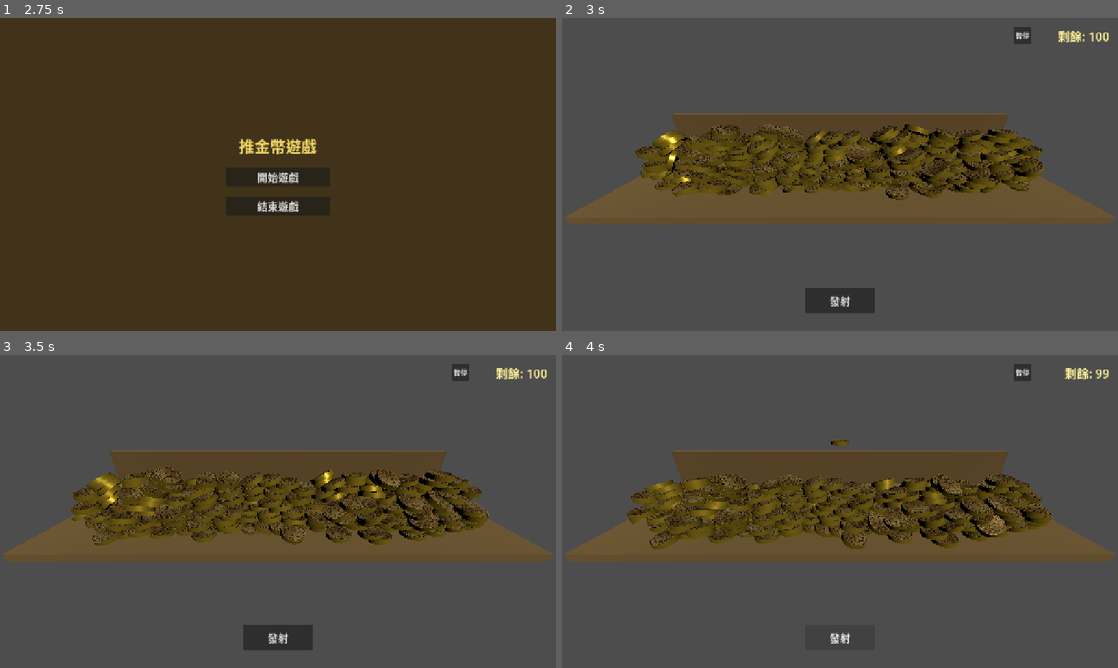
Above: before the commit, frames 1-4 (two rows, left to right).
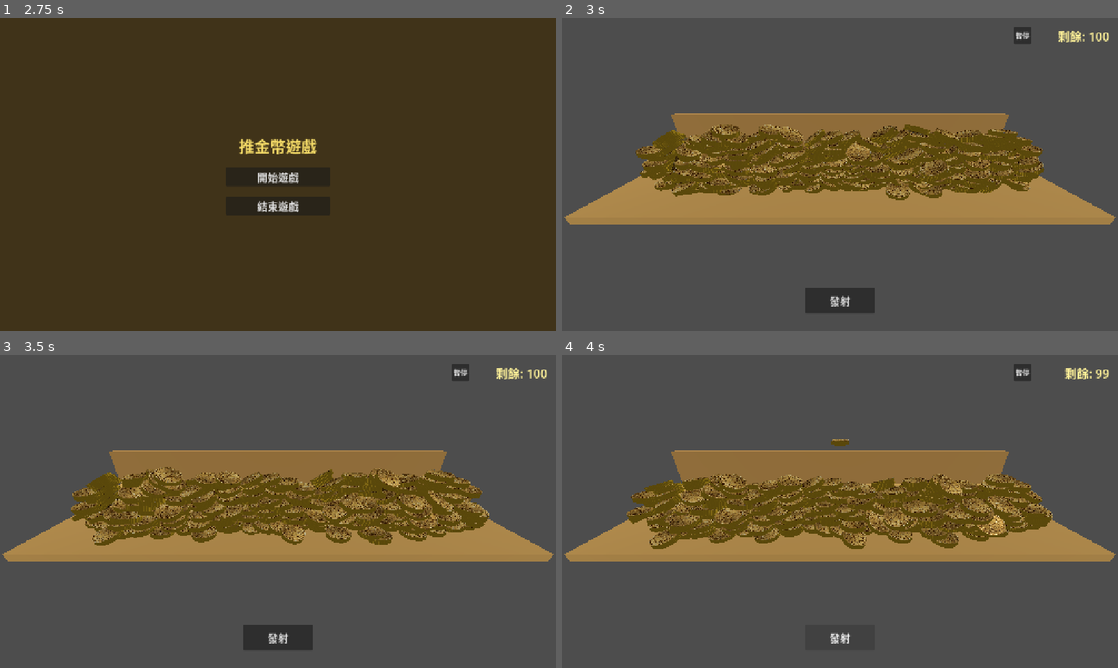
Above: after the commit, the same moments.

Repository: disabledman/mmPushGold
Game: Godot game, scene res://scenes/Logo.tscn
The game is run twice, just before and just after one commit, with the same random seed, the same clock (stepped at 60 frames per second) and the same inputs.
Inputs (mouse positions are in pixels of both pictures, inside the frame that each line leads up to):
- Up to frame 1 (2.75 s): tap Enter at 0.5, 2 s; click (278, 174) at 0.67 s; tap Space at 1.25 s; move the mouse to (166, 190) at 1.27 s; click (166, 190) at 1.42 s; move the mouse to (333, 105) at 2.02 s; click (333, 105) at 2.17 s
- Up to frame 2 (3 s): click "開始遊戲" at 2.75 s
- Up to frame 3 (3.5 s): no input
- Up to frame 4 (4 s): click "發射" at 3.5 s

Frame 1 is identical in both runs. In frame 2, 21% of the frame differs, in the area x 0-100%, y 30-66%; in frame 3, 22%; in frame 4, 22%, in the area x 0-100%, y 26-66%.

Commit message:
Added 金幣側邊刻痕

Diff:
--- a/scenes/Coin.tscn
+++ b/scenes/Coin.tscn
@@ -2,6 +2,7 @@
 
 [ext_resource type="Script" path="res://scripts/Coin.gd" id="1_coin"]
 [ext_resource type="Texture2D" uid="uid://cj3jmefvwnsno" path="res://assets/coin.png" id="2_coin_tex"]
+[ext_resource type="Shader" path="res://shaders/coin_side_grooves.gdshader" id="3_coin_side_shader"]
 
 [sub_resource type="CylinderShape3D" id="CylinderShape3D_coin"]
 height = 0.12
@@ -22,6 +23,9 @@
 albedo_color = Color(0.9, 0.75, 0.2, 1)
 metallic = 0.8
 roughness = 0.3
+
+[sub_resource type="ShaderMaterial" id="ShaderMaterial_coin_side"]
+shader = ExtResource("3_coin_side_shader")
 
 [sub_resource type="AtlasTexture" id="AtlasTexture_coin_face"]
 atlas = ExtResource("2_coin_tex")
@@ -51,7 +55,7 @@
 
 [node name="Side" type="MeshInstance3D" parent="Visual"]
 mesh = SubResource("CylinderMesh_coin")
-surface_material_override/0 = SubResource("StandardMaterial3D_coin_side")
+surface_material_override/0 = SubResource("ShaderMaterial_coin_side")
 
 [node name="FaceTop" type="MeshInstance3D" parent="Visual"]
 transform = Transform3D(1, 0, 0, 0, 1, 0, 0, 0, 1, 0, 0.06, 0)
--- a/scenes/Game.tscn
+++ b/scenes/Game.tscn
@@ -40,6 +40,19 @@
 [sub_resource type="PhysicsMaterial" id="PhysicsMaterial_table"]
 friction = 1.2
 bounce = 0.0
+
+[sub_resource type="ProceduralSkyMaterial" id="ProceduralSkyMaterial_sky"]
+sky_top_color = Color(0.55, 0.65, 0.75, 1)
+sky_horizon_color = Color(0.75, 0.72, 0.6, 1)
+ground_horizon_color = Color(0.25, 0.22, 0.18, 1)
+ground_bottom_color = Color(0.12, 0.11, 0.1, 1)
+
+[sub_resource type="Environment" id="Environment_world"]
+background_mode = 2
+sky = SubResource("ProceduralSkyMaterial_sky")
+ambient_light_source = 2
+ambient_light_color = Color(1, 0.98, 0.9, 1)
+ambient_light_energy = 0.7
 
 [node name="Game" type="Node3D"]
 coin_scene = ExtResource("2_coin")
@@ -55,6 +68,9 @@
 pause_button = NodePath("UI/PauseButton")
 script = ExtResource("1_game")
 
+[node name="WorldEnvironment" type="WorldEnvironment" parent="."]
+environment = SubResource("Environment_world")
+
 [node name="Camera3D" type="Camera3D" parent="."]
 transform = Transform3D(1, 0, 0, 0, 1, 0, 0, 0, 1, 0, 3.5, 5)
 near = 0.1
@@ -62,6 +78,8 @@
 
 [node name="DirectionalLight3D" type="DirectionalLight3D" parent="."]
 transform = Transform3D(0.866, -0.354, 0.354, 0, 0.707, 0.707, -0.5, -0.612, 0.612, 0, 8, 4)
+light_energy = 2.0
+light_color = Color(1, 0.98, 0.92, 1)
 
 [node name="GameArea" type="Node3D" parent="."]
 
--- /dev/null
+++ b/shaders/coin_side_grooves.gdshader
@@ -0,0 +1,41 @@
+shader_type spatial;
+render_mode specular_schlick_ggx;
+
+// Procedural vertical grooves around the coin side.
+// Assumes the side mesh has cylindrical UVs where UV.x wraps around.
+
+uniform float groove_count = 48.0;          // number of grooves around circumference
+uniform float groove_sharpness = 6.0;       // higher = thinner grooves
+uniform float groove_depth = 0.06;          // normal perturbation strength
+uniform vec3 base_color : source_color = vec3(0.90, 0.75, 0.20);
+uniform float metallic = 0.8;
+uniform float roughness = 0.3;
+
+float groove_height(vec2 uv) {
+	// Use a cosine wave around circumference; remap to 0..1 and sharpen.
+	float t = uv.x * TAU * groove_count;
+	float wave = 0.5 + 0.5 * cos(t);
+	return pow(wave, groove_sharpness);
+}
+
+void fragment() {
+	float h = groove_height(UV);
+
+	// Subtle color modulation so grooves read even in flat lighting.
+	float shade = mix(0.96, 1.0, h);
+	ALBEDO = base_color * shade;
+
+	METALLIC = metallic;
+	ROUGHNESS = roughness;
+
+	// Build a tangent-space normal from the procedural height field.
+	// Use a small UV-space epsilon so it's stable across resolutions.
+	float eps = 0.0015;
+	float hx = groove_height(UV + vec2(eps, 0.0));
+	float hy = groove_height(UV + vec2(0.0, eps));
+	vec2 grad = vec2((hx - h) / eps, (hy - h) / eps);
+
+	vec3 n_tangent = normalize(vec3(-grad.x * groove_depth, -grad.y * groove_depth, 1.0));
+	NORMAL_MAP = n_tangent;
+	NORMAL_MAP_DEPTH = 1.0;
+}
Not shown: 1 places in scenes/Game.tscn that only renumber resources
Not shown, added: shaders/coin_side_grooves.gdshader.uid
